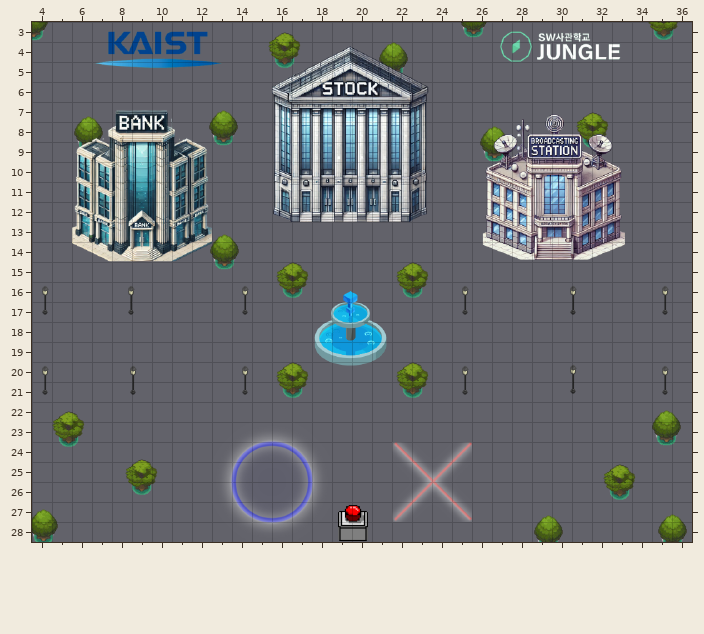
Two states of a Tiled map (JSON), client/public/assets/map/map.json. Above, as it was before the edit.
Cells are 32x32 px. Shown: x 4..36, y 3..28. Not drawn, because the pictures are missing: unchanged layer "Ground".
The result:
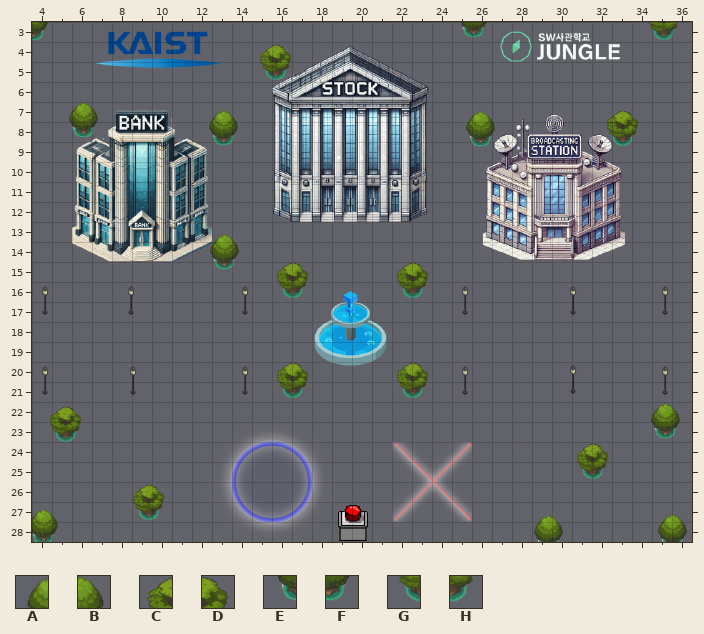
Key: from "Newdesign": A 601, B 602, C 604, D 605, E 661, F 662, G 664, H 665.
Objects are placed by their top-left corner, in cells (3,4 is the top-left corner of cell 3,4); size is 1x1 cell unless given.
Commit: 맵 나무 수정
From old to new:
Layer "Objects":
Object C at 15.6,3.5 becomes C at 15.2,4.1.
Object D at 16.6,3.5 becomes D at 16.2,4.1.
Object A at 5.8,7.7 becomes A at 5.5,7.
Object B at 6.8,7.7 becomes B at 6.5,7.
Object C at 31,7.5 becomes C at 32.5,7.4.
Object D at 32,7.5 becomes D at 33.5,7.4.
Object A at 26,8.2 becomes A at 25.4,7.5.
Object B at 27,8.2 becomes B at 26.4,7.5.
Object A at 21,4 is removed.
Object B at 22,4 is removed.
Layer "ObjectsOnCollide":
Object H at 16.6,4.5 becomes H at 16.2,5.1.
Object G at 15.6,4.5 becomes G at 15.2,5.1.
Object E at 5.8,8.7 becomes E at 5.5,8.
Object F at 6.8,8.7 becomes F at 6.5,8.
Object H at 32,8.5 becomes H at 33.5,8.4.
Object G at 31,8.5 becomes G at 32.5,8.4.
Object E at 26,9.2 becomes E at 25.4,8.5.
Object F at 27,9.2 becomes F at 26.4,8.5.
Object A at 34.7,22.4 becomes A at 34.6,22.
Object B at 35.7,22.4 becomes B at 35.6,22.
Object C at 4.8,22.5 becomes C at 4.7,22.2.
Object D at 5.8,22.5 becomes D at 5.7,22.2.
Object E at 34.7,23.4 becomes E at 34.6,23.
Object F at 35.7,23.4 becomes F at 35.6,23.
Object H at 5.8,23.5 becomes H at 5.7,23.2.
Object G at 4.8,23.5 becomes G at 4.7,23.2.
Object C at 32.3,25.1 becomes C at 31,24.
Object D at 33.3,25.1 becomes D at 32,24.
Object H at 33.3,26.1 becomes H at 32,25.
Object G at 32.3,26.1 becomes G at 31,25.
Object C at 8.5,24.8 becomes C at 8.8,26.1.
Object D at 9.5,24.8 becomes D at 9.8,26.1.
Object H at 9.5,25.8 becomes H at 9.8,27.1.
Object G at 8.5,25.8 becomes G at 8.8,27.1.
Object E at 21,5 is removed.
Object F at 22,5 is removed.
